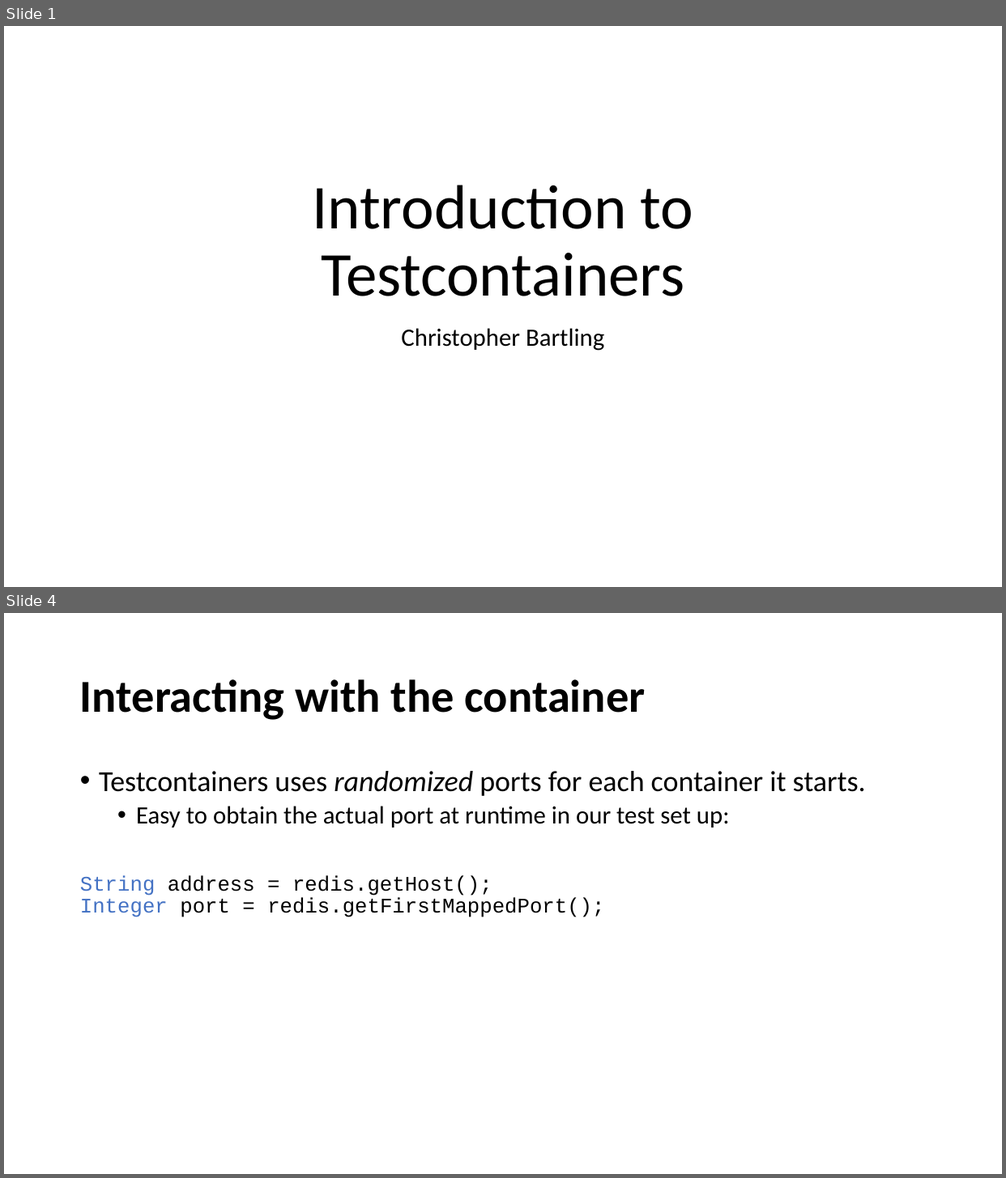
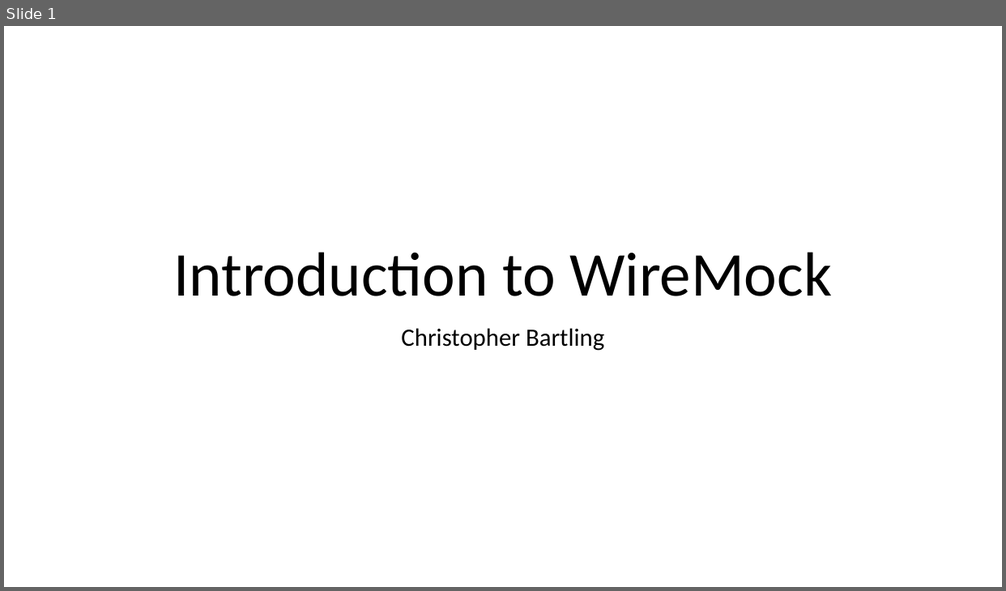
Before and after one commit to cebartling/test-driven, a slide deck: presentations/Introduction to WireMock.pptx. Shown one above the other, each under a label of ours: slides 1 and 4 before the commit, slide 1 after it; the slides between them are not shown. The pictures are 1006x1178 and 1006x591 pixels, drawn with LibreOffice and Linux fonts; fonts in the diff are those of the drawing. Boxes give left, top, right and bottom in pixels: in the first picture for what was removed or moved away, otherwise in the second. Text is boxed around its words. In the diff, an @@ line names an element or a change of style, - is before the commit and + after.

Commit message:
WireMock presentation updates

```diff
--- a/presentations/Introduction to WireMock.pptx
+++ b/presentations/Introduction to WireMock.pptx
@@ slide 4 removed at (4, 613, 1002, 1174), background #FFFFFF @@
@@ title removed at (80, 679, 646, 720) @@
-Interacting with the container
@@ text removed at (80, 771, 866, 918) @@
-• Testcontainers uses randomized ports for each container it starts.
-  • Easy to obtain the actual port at runtime in our test set up:
-String address = redis.getHost();
-Integer port = redis.getFirstMappedPort();
@@ slide 1 changed as well @@
@@ title at (173, 252, 832, 297): text changed @@
-Introduction to Testcontainers
+Introduction to WireMock
```
Also in this commit, not shown: 3 other slides changed, 3 slides added, 4 other slides removed.
